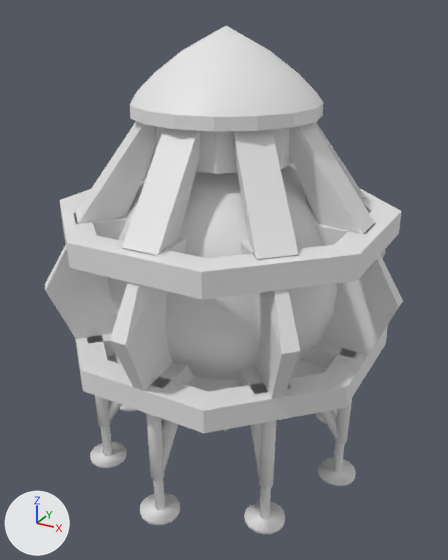
Two versions of the Blender file Assets/homestead/models/lander.blend, one commit apart.
The view is the same before and after, from a 50 mm lens placed at (7.13, -13.05, 9.22), pointed at (0.06, -0.2, 2.79). The axes (+X, +Y, +Z) are drawn at lower left. The lights are the same throughout.

Script lines for the objects in view, before the commit:
```python
ob_machine_deck = bpy.data.objects.new('machine_deck', me_cylinder_005)
ob_machine_deck.location = (0.0, 0.0, 6.5)
ob_machine_deck.rotation_euler = (0.0, 0.0, 0.393)  # degrees (0, 0, 23)
ob_machine_deck.scale = (1.92, 1.92, 0.51)
ob_nosecone = bpy.data.objects.new('nosecone', me_cylinder_004)
ob_nosecone.location = (0.0, 0.0, 7.15)
ob_nosecone.rotation_euler = (0.0, 0.0, 0.393)  # degrees (0, 0, 23)
ob_nosecone.scale = (2.23, 2.23, 0.635)
ob_propellant_tank = bpy.data.objects.new('propellant_tank', me_sphere)
ob_propellant_tank.location = (0.0, 0.0, 3.06)
ob_propellant_tank.rotation_euler = (0.0, 0.0, 0.0395)  # degrees (0, 0, 2.3)
ob_propellant_tank.scale = (3.04, 3.04, 3.04)
ob_ring_middle = bpy.data.objects.new('ring_middle', me_cylinder_011)
ob_ring_middle.location = (0.0, 0.0, 2.886)
ob_ring_middle.rotation_euler = (0.0, 0.0, 0.393)  # degrees (0, 0, 23)
ob_ring_middle.scale = (3.67, 3.67, 0.084)
ob_rings = bpy.data.objects.new('rings', me_cylinder_002)
ob_rings.location = (0.0, 0.0, 0.94)
ob_rings.rotation_euler = (0.0, 0.0, 0.393)  # degrees (0, 0, 23)
ob_rings.scale = (3.67, 3.67, 0.547)
ob_sphere_001 = bpy.data.objects.new('Sphere.001', me_sphere_004)
ob_sphere_001.location = (0.0, 0.0, -2.33)
ob_sphere_001.rotation_euler = (0.0, 0.0, 0.393)  # degrees (0, 0, 23)
# also in view: 'superstructure' at (0.0, 0.0, 3.75); 'struts_upper' at (0.0, 0.0, 0.08); 'struts_lower' at (0.0, 0.0, -1.01)
```
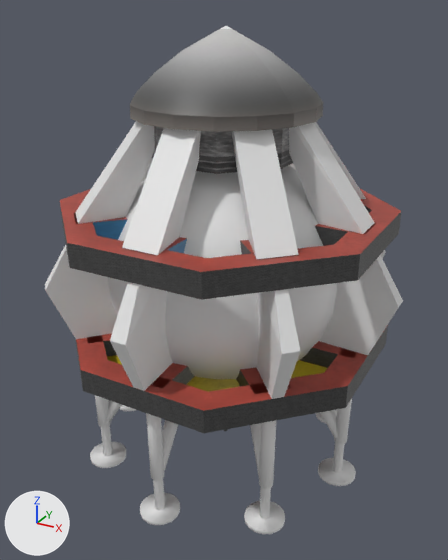
ob_ring_middle is not drawn itself; it is used by a modifier of ob_rings.

Location of each change, [x1, y1, x2, y2] in pixels of the pictures (448 x 560 px):
'nosecone', recoloured, surface changed (white to grey): [130, 27, 323, 132] in both
'machine_deck', recoloured: [152, 126, 293, 174] in both
'Sphere.001', recoloured (grey to brown): [107, 355, 327, 392] in both
part 2 of me_cylinder_002, added: after [60, 189, 402, 300]
part 3 of me_cylinder_002, added: after [74, 214, 374, 260]
part 4 of me_cylinder_002, deleted: before [74, 217, 376, 394]
part 5 of me_cylinder_002, recoloured: before [60, 189, 402, 433]; after [75, 325, 388, 433]

The change in detail:
Picture 'gas_diffuse.jpg' (img_gas_diffuse_jpg) is new.
Picture 'HDU_01.jpg' (img_hdu_01_jpg) is new.
Material 'gas_diffuse.jpg' (mat_gas_diffuse_jpg) is new.
Its texture is img_gas_diffuse_jpg.
Material 'HDU_01.jpg' (mat_hdu_01_jpg) is new.
Its texture is img_hdu_01_jpg.
me_sphere_004 has 129 vertices, 129 faces and spans x -3.57..3.57, y -3.57..3.57, z 2.49..3.5.
me_sphere_004 now uses material mat_gas_diffuse_jpg (picture img_gas_diffuse_jpg).
me_cylinder_005 has 16 vertices, 10 faces and spans x -1.0..1.0, y -1.0..1.0, z -1.0..1.0.
me_cylinder_005 now uses material mat_gas_diffuse_jpg (picture img_gas_diffuse_jpg).
me_cylinder_004 has 81 vertices, 81 faces and spans x -1.0..1.0, y -1.0..1.0, z -0.35..2.68.
me_cylinder_004 is used by ob_nosecone; location (0.0, 0.0, 7.15); rotation (0.0, 0.0, 0.393), in degrees (0, 0, 23); scale (2.23, 2.23, 0.635).
me_cylinder_004 part 1: texture (UV) coordinates changed.
me_cylinder_004 now uses material mat_hdu_01_jpg (picture img_hdu_01_jpg).
me_cylinder_002 is used by ob_rings; location (0.0, 0.0, 0.94); rotation (0.0, 0.0, 0.393), in degrees (0, 0, 23); scale (3.67, 3.67, 0.547).
me_cylinder_002 had 144 vertices, 136 faces and spanned x -1.16..1.16, y -1.16..1.16, z 0.21..1.25.
me_cylinder_002 now has 160 vertices, 144 faces and spans x -1.16..1.16, y -1.16..1.16, z 0.21..6.91.
me_cylinder_002 part 2: the loose piece of 32 vertices spanning x -1.16..1.16, y -1.16..1.16, z 0.21..1.25 is copied, and the copy is mirrored in z about its middle, then moved by (0.0, 0.0, 5.66), in mat_gas_diffuse_jpg (picture img_gas_diffuse_jpg); it spans x -1.16..1.16, y -1.16..1.16, z 5.86..6.91.
me_cylinder_002 part 3: a new loose piece of 48 vertices spanning x -0.97..0.97, y -0.97..0.97, z 5.86..6.91, in mat_gas_diffuse_jpg (picture img_gas_diffuse_jpg).
me_cylinder_002 part 4: 64 vertices removed from x -0.3..0.3, y -0.3..0.3, z 0.21..1.25.
me_cylinder_002 part 5: 40 faces spanning x -1.16..1.16, y -1.16..1.16, z 0.21..1.25 switch from no material to mat_gas_diffuse_jpg (picture img_gas_diffuse_jpg).
Object 'ring_middle' (ob_ring_middle) is deleted.
Object 'rings' (ob_rings) loses its MIRROR modifier named 'Mirror'.
Modifier setting removed (it was use_axis = (False, False, True)).
Modifier setting removed (it was mirror_object = ob_ring_middle).
